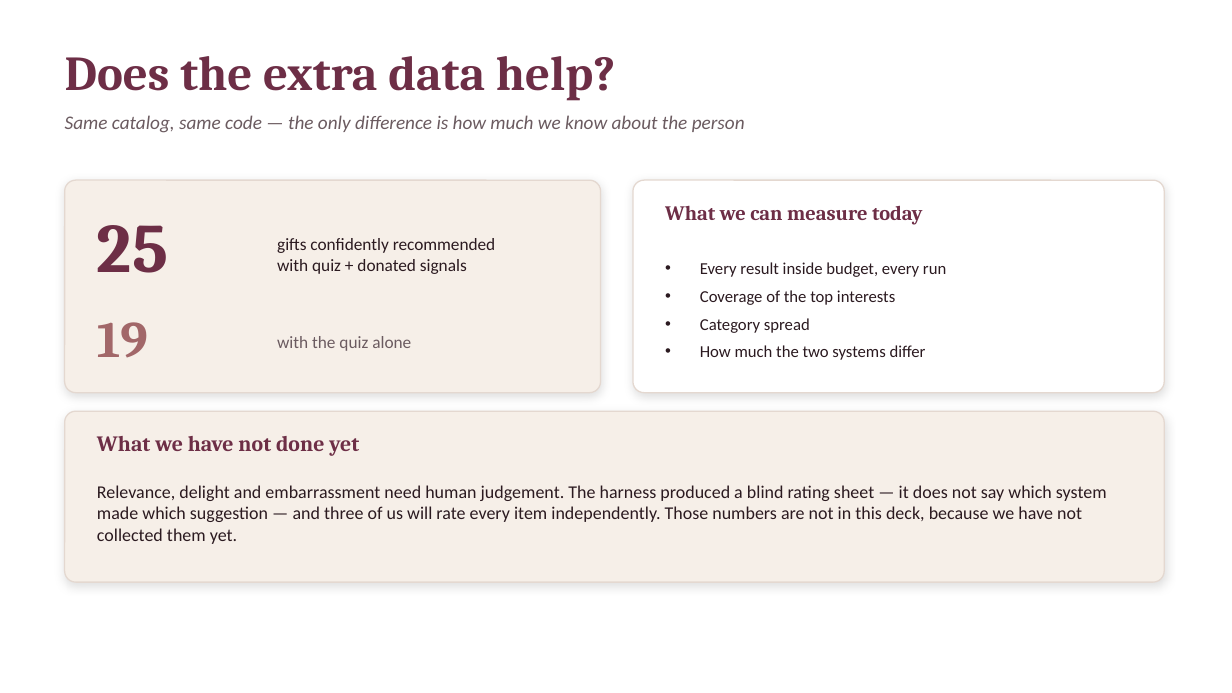
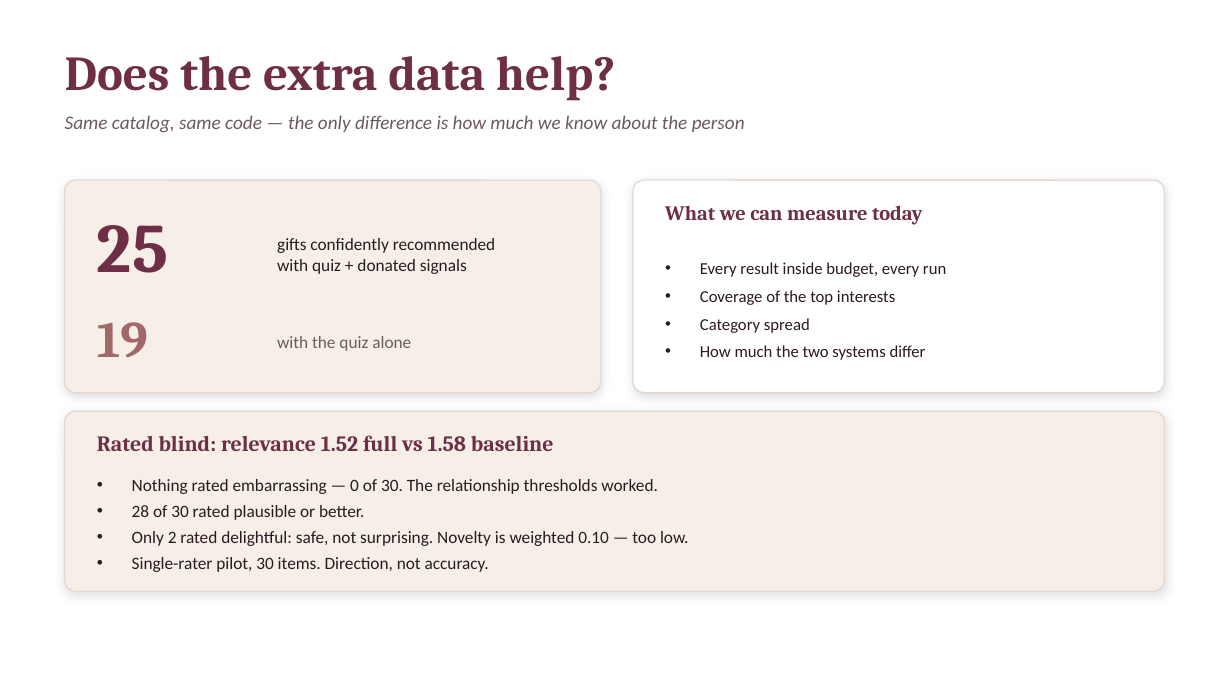
Before and after one commit to kamarbdair/GiftCompass, a slide deck: slide 8 of docs/GiftCompass_5min_Talk.pptx. Drawn at 1232x693 pixels with LibreOffice and Linux fonts; fonts in the diff are those of the drawing. Boxes give left, top, right and bottom in pixels: in the first picture for what was removed or moved away, otherwise in the second. Text is boxed around its words. In the diff, an @@ line names an element or a change of style, - is before the commit and + after.

```diff
--- a/docs/GiftCompass_5min_Talk.pptx
+++ b/docs/GiftCompass_5min_Talk.pptx
@@ rounded rectangle: place and size @@
-rounded rectangle at [65,411,1165,582]
+rounded rectangle at [65,411,1165,592]
@@ rounded rectangle at [65,411,1165,592]: proportions changed @@
@@ text at [97,435,554,451]: text changed @@
-What we have not done yet
+Rated blind: relevance 1.52 full vs 1.58 baseline
@@ text at [132,479,689,572]: text changed; size 14 to 13.5 pt @@
-Relevance, delight and embarrassment need human judgement. The harness produced a blind rating sheet — it does not say which system made which suggestion — and three of us will rate every item independently. Those numbers are not in this deck, because we have not collected them yet.
+• Nothing rated embarrassing — 0 of 30. The relationship thresholds worked.
+• 28 of 30 rated plausible or better.
+• Only 2 rated delightful: safe, not surprising. Novelty is weighted 0.10 — too low.
+• Single-rater pilot, 30 items. Direction, not accuracy.
```
Also in this commit, not shown: 10 other files.
